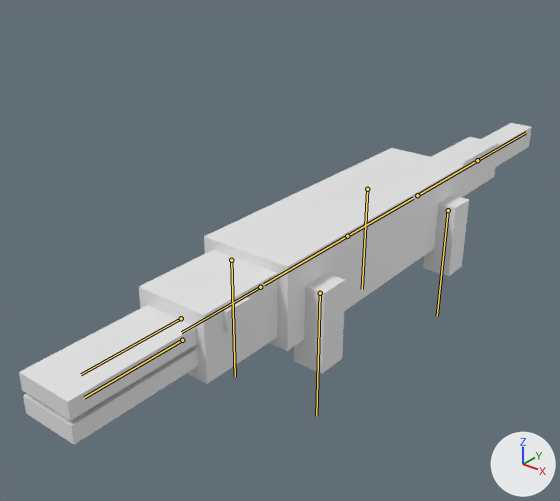
One commit to the FBX model state machine ai/Assets/crocodile/crocodile.fbx: the scene before it, then after it.
Both versions are drawn from a 50 mm camera at (1.23, -1.87, 1.24) aimed at (-0.16, -0.13, 0.16). The axes (+X, +Y, +Z) are drawn at lower right. The lights are the same throughout. The bones that change are drawn over the model as lines.

Objects in the first picture: 'aye left', 'body 1', 'body 2', 'head', 'leg back left', 'leg front left', 'mouth bottom', 'mouth top', 'tail 1', 'tail 2'.
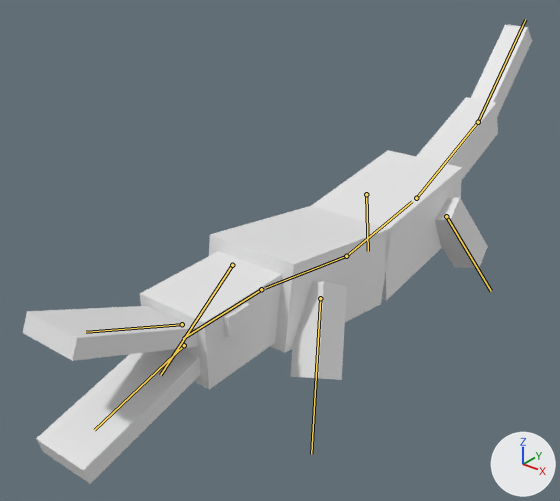
The newer file adds an action. The first version stands in its rest pose; the second is drawn at frame 10 of the action 'crocodile rig|bite'.

What differs and where, as boxes (x1, y1, x2, y2) in the pictures (560 x 501 px):
'body 1', posed (11% shorter): before (204, 186, 390, 351); after (209, 206, 391, 353)
'mouth top', posed (52% shorter): before (19, 305, 197, 421); after (23, 306, 198, 361)
'mouth bottom', posed (6% narrower, 37% taller): before (23, 347, 198, 445); after (36, 349, 200, 484)
'head', posed: before (139, 250, 277, 384); after (140, 251, 282, 389)
'body 2', posed (11% taller): before (312, 148, 465, 283); after (311, 150, 462, 300)
'leg front left', posed (8% wider): before (294, 273, 346, 374); after (291, 282, 347, 380)
'tail 1', posed: before (432, 137, 499, 197); after (416, 97, 498, 179)
'tail 2', posed: before (482, 123, 532, 167); after (471, 25, 532, 117)
'leg back left', posed: before (423, 195, 469, 277); after (435, 197, 488, 268)
'aye left', posed: before (222, 297, 250, 331); after (223, 302, 251, 337)
bone 'body 2', root to tip: before (347, 236) to (413, 198); after (346, 256) to (412, 201)
bone 'tail 1', root to tip: before (417, 195) to (477, 160); after (416, 198) to (478, 122)
bone 'tail 2', root to tip: before (477, 160) to (526, 132); after (478, 122) to (525, 19)
bone 'leg back left', root to tip: before (448, 210) to (437, 316); after (446, 216) to (491, 291)
bone 'leg back right', root to tip: before (367, 189) to (362, 289); after (366, 194) to (368, 251)
bone 'body 1', root to tip: before (347, 236) to (264, 284); after (346, 256) to (265, 288)
bone 'head', root to tip: before (260, 287) to (181, 332); after (261, 289) to (183, 338)
bone 'mouth up', root to tip: before (181, 318) to (81, 374); after (182, 324) to (86, 332)
bone 'mouth down', root to tip: before (182, 340) to (84, 397); after (184, 345) to (94, 430)
bone 'leg front left', root to tip: before (320, 293) to (316, 416); after (320, 298) to (311, 454)
bone 'leg front right', root to tip: before (231, 260) to (235, 376); after (232, 265) to (160, 375)

What the commit changed:
Bone 'body 2' (bone_body_2) moves from (0.0, 0.0, 0.0) to (0.0, 0.0, -0.071).
Bone 'body 2' (bone_body_2) turns from (0, 0, 0) to (8, 0, 0) degrees about its own x, y and z.
Bone 'tail 1' (bone_tail_1) turns from (0, 0, 0) to (13, 0, 0) degrees about its own x, y and z.
Bone 'tail 2' (bone_tail_2) turns from (0, 0, 0) to (24, 0, 0) degrees about its own x, y and z.
Bone 'leg back left' (bone_leg_back_left) turns from (0, 0, 0) to (-15, -9, -21) degrees about its own x, y and z.
Bone 'leg back right' (bone_leg_back_right) turns from (0, 0, 0) to (-15, 9, 21) degrees about its own x, y and z.
Bone 'body 1' (bone_body_1) moves from (0.0, 0.0, 0.0) to (0.0, 0.0, -0.071).
Bone 'body 1' (bone_body_1) turns from (0, 0, 0) to (8, 0, 0) degrees about its own x, y and z.
Bone 'head' (bone_head) turns from (0, 0, 0) to (-10, 0, 0) degrees about its own x, y and z.
Bone 'mouth up' (bone_mouth_up) turns from (0, 0, 0) to (-24, 0, 0) degrees about its own x, y and z.
Bone 'mouth down' (bone_mouth_down) turns from (0, 0, 0) to (14, 0, 0) degrees about its own x, y and z.
Bone 'leg front left' (bone_leg_front_left) turns from (0, 0, 0) to (-18, 10, 20) degrees about its own x, y and z.
Bone 'leg front right' (bone_leg_front_right) turns from (0, 0, 0) to (-18, -10, -20) degrees about its own x, y and z.
